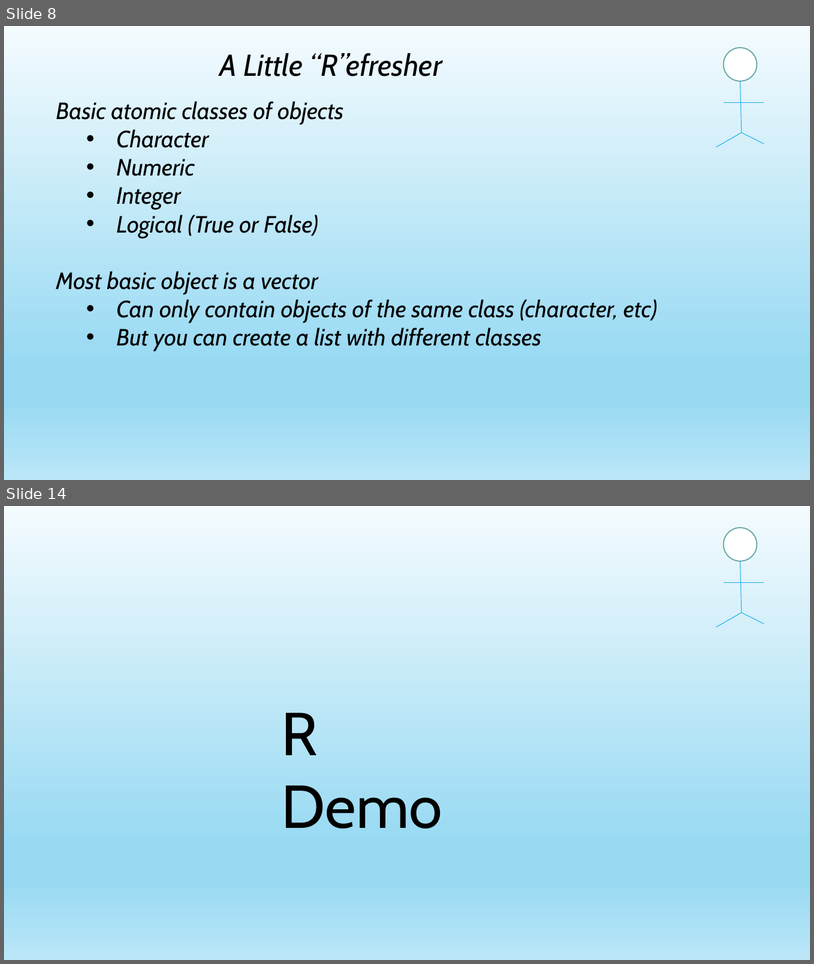
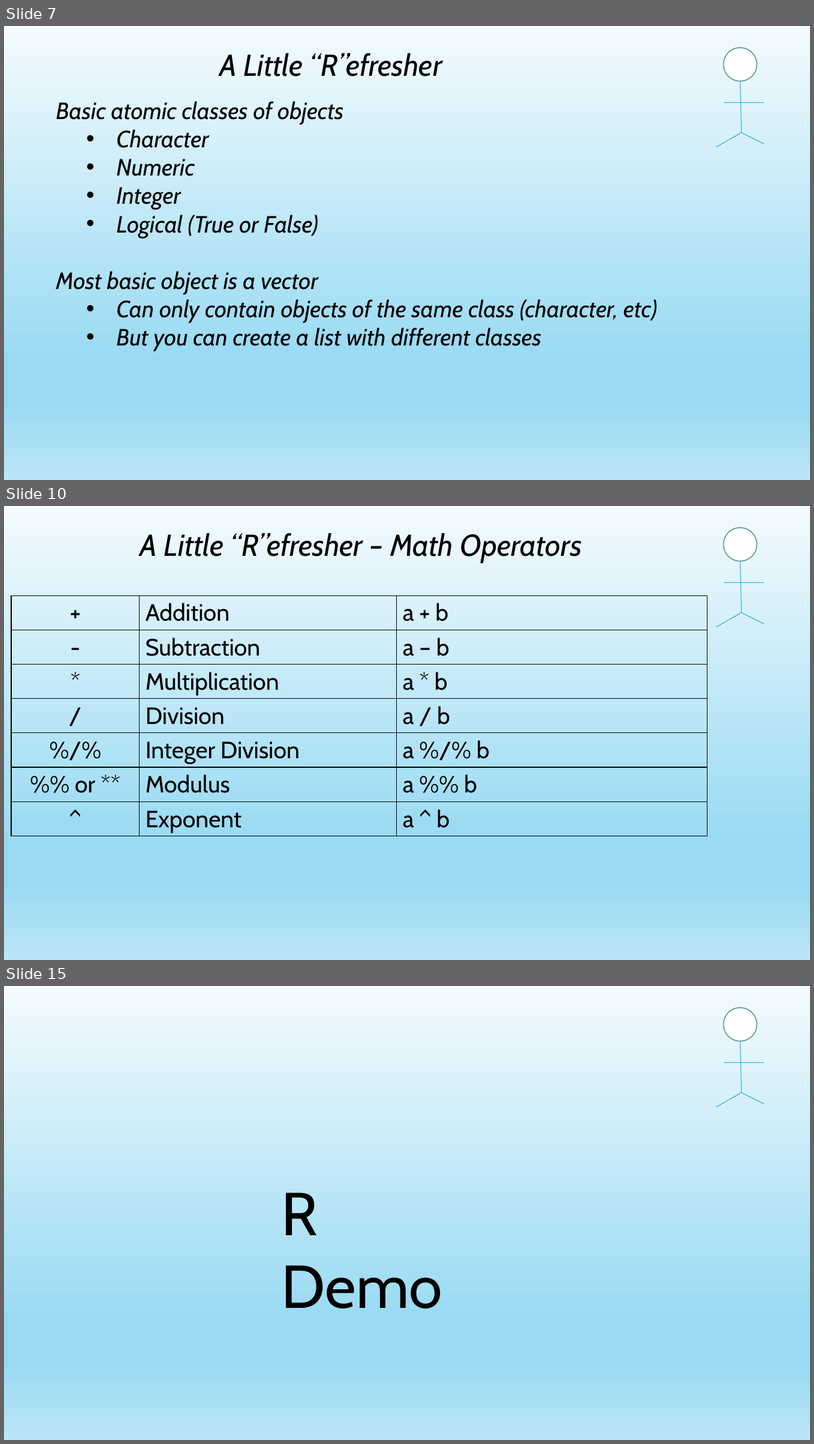
Before and after one commit to jayape/WestWI, a slide deck: R Session.pptx. Shown one above the other, each under a label of ours: slides 8 and 14 before the commit, slides 7, 10 and 15 after it; the slides between them are not shown. The pictures are 814x964 and 814x1444 pixels, drawn with LibreOffice and Linux fonts; fonts in the diff are those of the drawing. Boxes give left, top, right and bottom in pixels: in the first picture for what was removed or moved away, otherwise in the second. Text is boxed around its words. In the diff, an @@ line names an element or a change of style, - is before the commit and + after.

```diff
--- a/R Session.pptx
+++ b/R Session.pptx
@@ slide 10 added at [4, 506, 810, 960], background gradient #F4FBFE to #99DAF3 to #BBE6F7 @@
@@ text added at [140, 533, 582, 562], 36 pt, text #000000, italic @@
+A Little “R”efresher – Math Operators
@@ ellipse added at [724, 528, 757, 561], fill #FFFFFF, outline #62A39F 1.25 pt @@
@@ line added from (741, 561) to (742, 612), #1CADE4 0.75 pt @@
@@ table added at [11, 595, 708, 835], 7 rows, 3 columns @@
++ | Addition | a + b
+- | Subtraction | a – b
+* | Multiplication | a * b
+/ | Division | a / b
+%/% | Integer Division | a %/% b
+%% or ** | Modulus | a %% b
+^ | Exponent | a ^ b
@@ line added from (724, 583) to (764, 583), #1CADE4 0.75 pt @@
@@ line added from (742, 612) to (717, 627), #1CADE4 0.75 pt @@
@@ line added from (742, 612) to (764, 624), #1CADE4 0.75 pt @@
@@ what was slide 8 is now slide 7 @@
@@ what was slide 14 is now slide 15 @@
```
Also in this commit, not shown: 4 slides changed, 2 other slides added, 1 slide removed, 1 other file.
